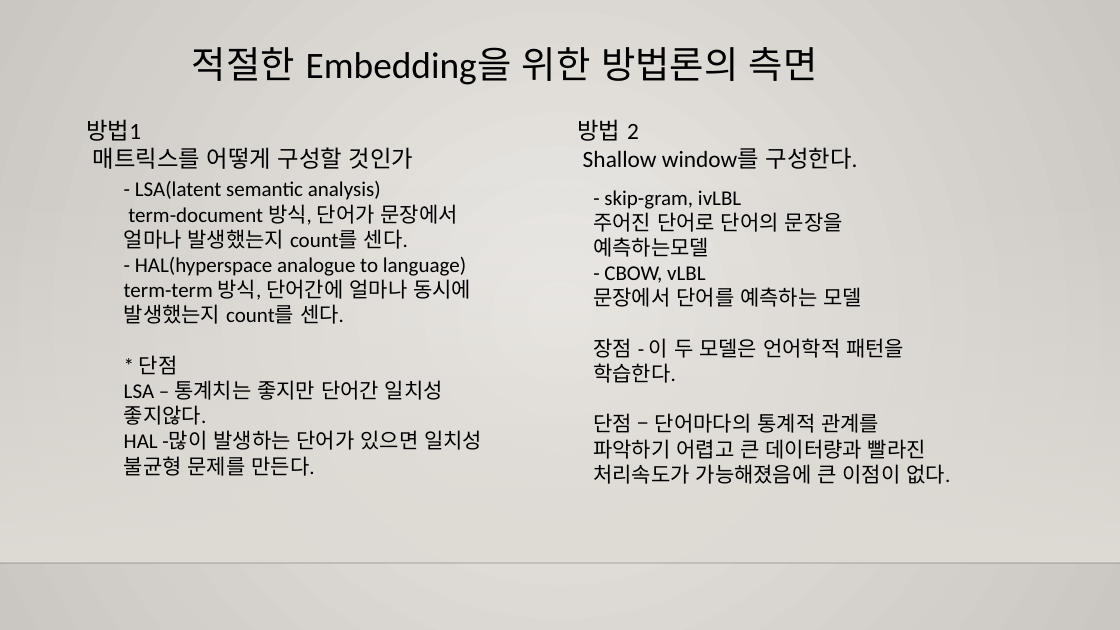
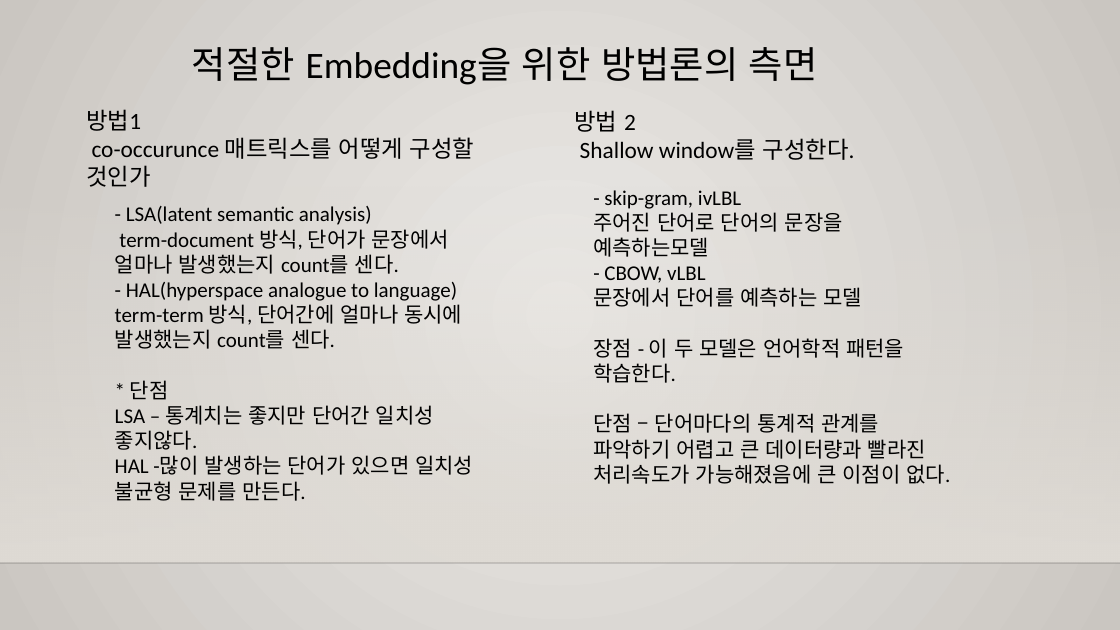
Before and after one commit to team-fairy/JunCheol, a slide deck: slide 6 of Presentation_resource/GLove.pptx. Drawn at 1120x630 pixels with LibreOffice and Linux fonts; fonts in the diff are those of the drawing; background and template pictures are left out. Boxes give left, top, right and bottom in pixels: in the first picture for what was removed or moved away, otherwise in the second. Text is boxed around its words. In the diff, an @@ line names an element or a change of style, - is before the commit and + after.

```diff
--- a/Presentation_resource/GLove.pptx
+++ b/Presentation_resource/GLove.pptx
@@ text "방법1" moved from (x1=86, y1=119, x2=413, y2=169) to (x1=86, y1=109, x2=474, y2=187) @@
@@ text "방법 2" moved from (x1=577, y1=119, x2=858, y2=169) to (x1=574, y1=110, x2=855, y2=160) @@
@@ text at (x1=86, y1=137, x2=474, y2=187): text changed @@
-매트릭스를 어떻게 구성할 것인가
+co-occurunce 매트릭스를 어떻게 구성할 것인가
@@ text "- LSA(latent semantic analysis)" moved from (x1=124, y1=181, x2=482, y2=476) to (x1=115, y1=206, x2=473, y2=501) @@
```
Also in this commit, not shown: 3 other slides changed.
